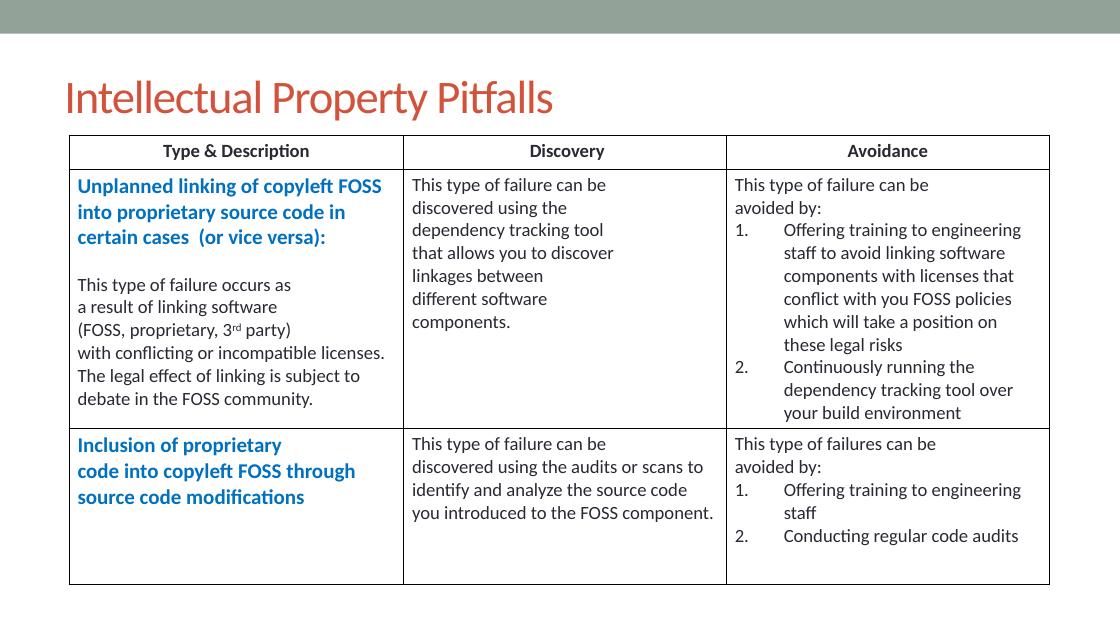
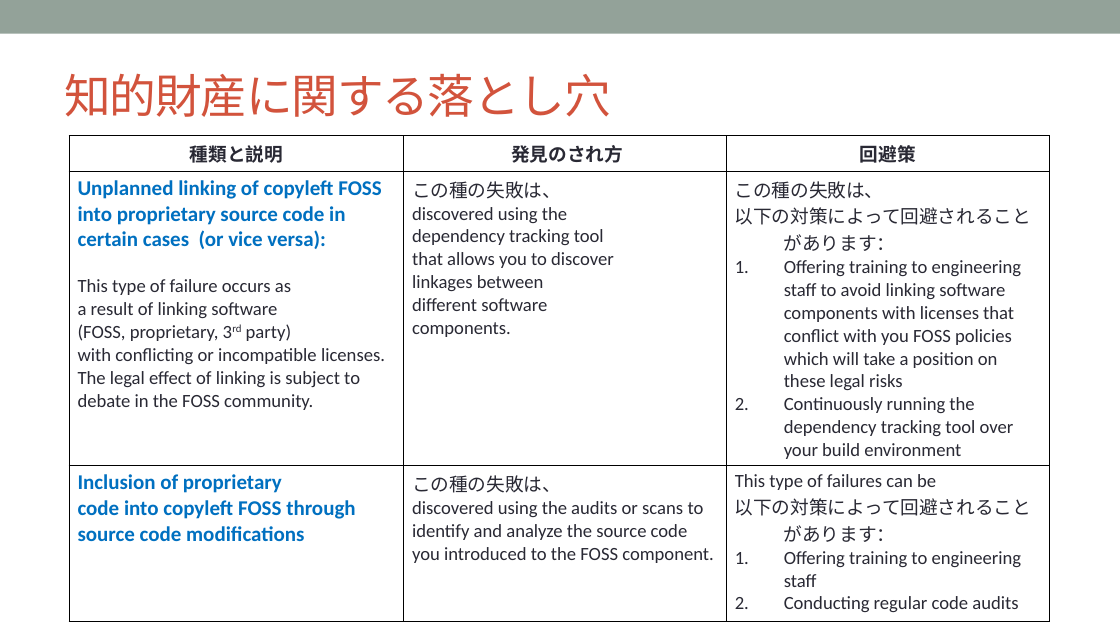
Before and after one commit to OpenChain-Project/Curriculum-Translation-JP, a slide deck: slide 68 of target/openchain-curriculum-release-2.pptx. Drawn at 1120x630 pixels with LibreOffice and Linux fonts; fonts in the diff are those of the drawing; background and template pictures are left out. Boxes give left, top, right and bottom in pixels: in the first picture for what was removed or moved away, otherwise in the second. Text is boxed around its words. In the diff, an @@ line names an element or a change of style, - is before the commit and + after.

Commit message:
67/75 slides done.

```diff
--- a/target/openchain-curriculum-release-2.pptx
+++ b/target/openchain-curriculum-release-2.pptx
@@ title at (64, 73, 611, 117): text changed @@
-Intellectual Property Pitfalls
+知的財産に関する落とし穴
@@ table at (69, 136, 1049, 616) @@
-row 1: Type & Description | Discovery | Avoidance
+row 1: 種類と説明 | 発見のされ方 | 回避策
-row 2, column 2: This type of failure can be / discovered using the / dependency tracking tool / that allows you to discover / linkages between / different software / components.
+row 2, column 2: この種の失敗は、 / discovered using the / dependency tracking tool / that allows you to discover / linkages between / different software / components.
-row 2, column 3: This type of failure can be / avoided by: / Offering training to engineering staff to avoid linking software components with licenses that conflict with you FOSS policies which will take a position on these legal risks / Continuously running the dependency tracking tool over your build environment
+row 2, column 3: この種の失敗は、 / 以下の対策によって回避されることがあります： / Offering training to engineering staff to avoid linking software components with licenses that conflict with you FOSS policies which will take a position on these legal risks / Continuously running the dependency tracking tool over your build environment
-row 3, column 2: This type of failure can be / discovered using the audits or scans to identify and analyze the source code you introduced to the FOSS component.
+row 3, column 2: この種の失敗は、 / discovered using the audits or scans to identify and analyze the source code you introduced to the FOSS component.
-row 3, column 3: This type of failures can be / avoided by: / Offering training to engineering staff / Conducting regular code audits
+row 3, column 3: This type of failures can be / 以下の対策によって回避されることがあります： / Offering training to engineering staff / Conducting regular code audits
```
Also in this commit, not shown: 6 other slides changed, 8 other files.
